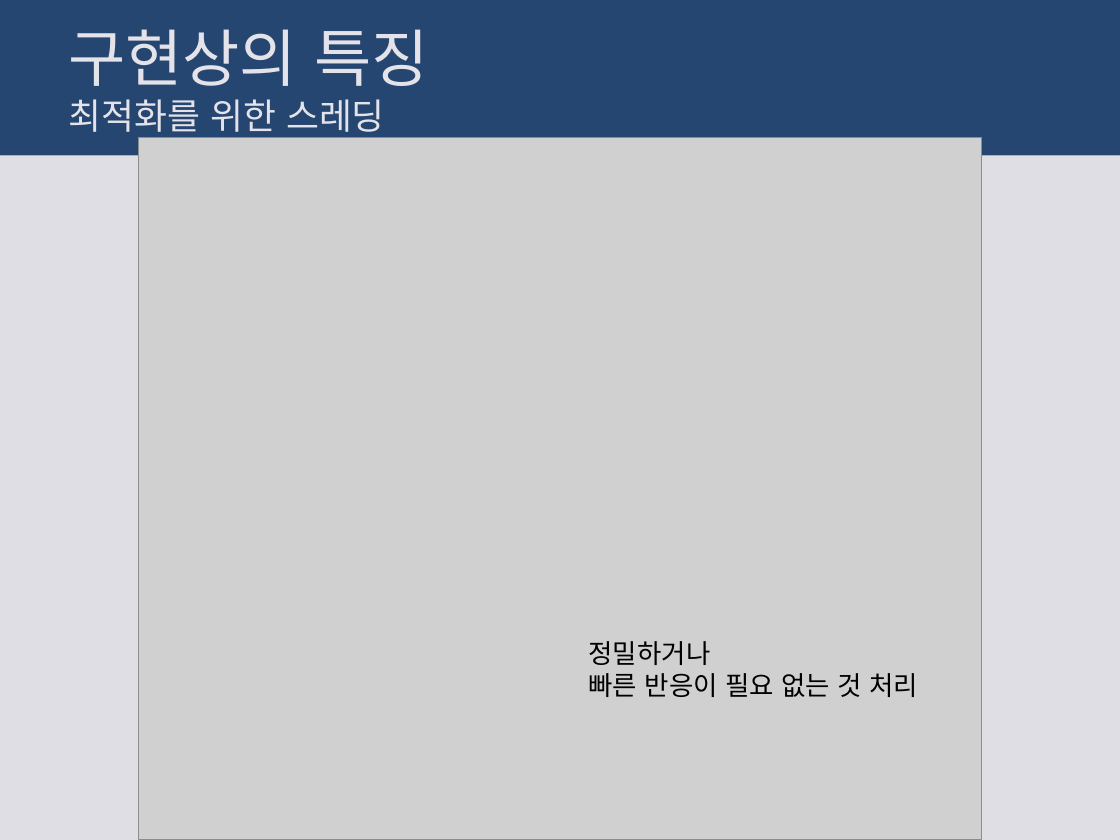
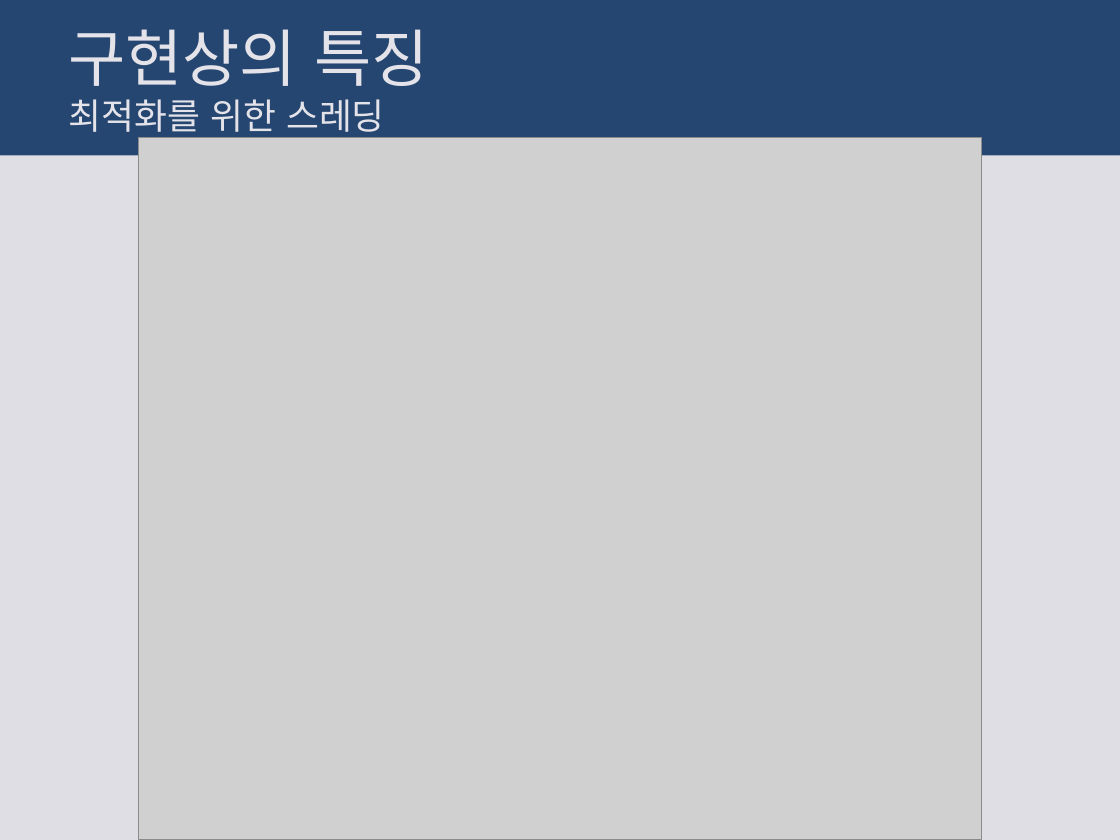
Before and after one commit to systemfile36/VBShootingGame, a slide deck: slide 33 of VBShootingGame/Info/VBShootingGmae_PPT.pptx. Drawn at 1120x840 pixels with LibreOffice and Linux fonts; fonts in the diff are those of the drawing; grey boxes stand for pictures. Boxes give left, top, right and bottom in pixels: in the first picture for what was removed or moved away, otherwise in the second. Text is boxed around its words. In the diff, an @@ line names an element or a change of style, - is before the commit and + after.

```diff
--- a/VBShootingGame/Info/VBShootingGmae_PPT.pptx
+++ b/VBShootingGame/Info/VBShootingGmae_PPT.pptx
@@ text removed at (x1=589, y1=641, x2=918, y2=697) @@
-정밀하거나
-빠른 반응이 필요 없는 것 처리
```
Also in this commit, not shown: 1 other slide changed, 1 slide added.
